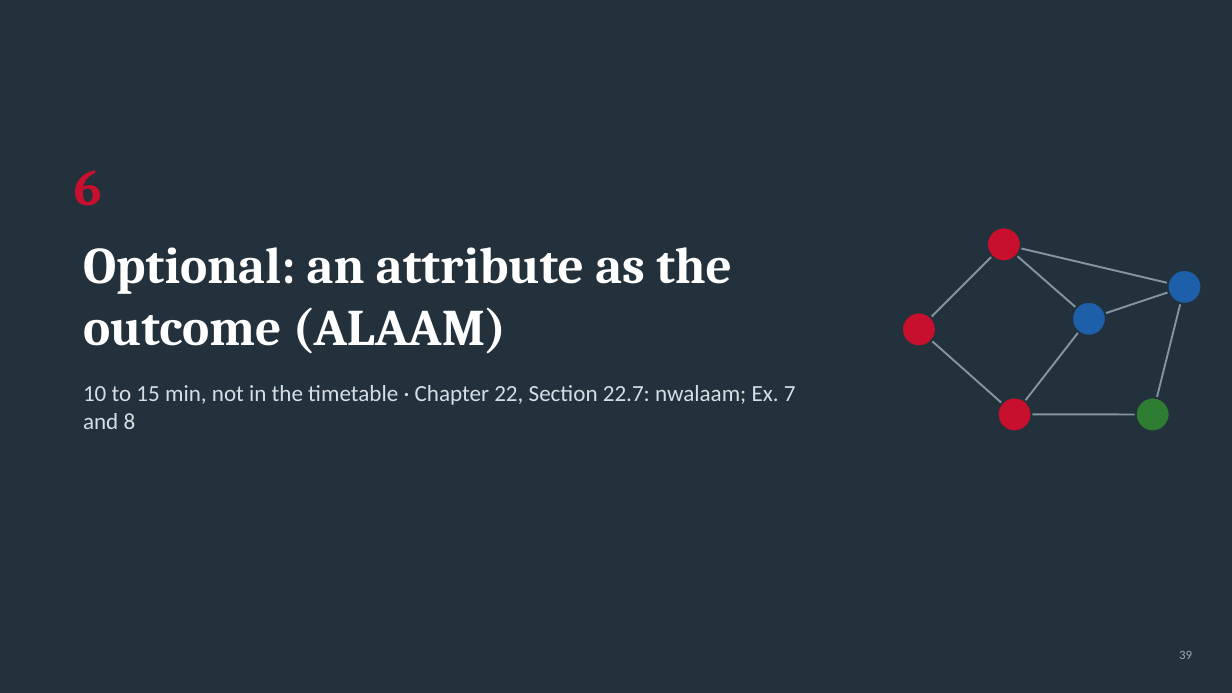
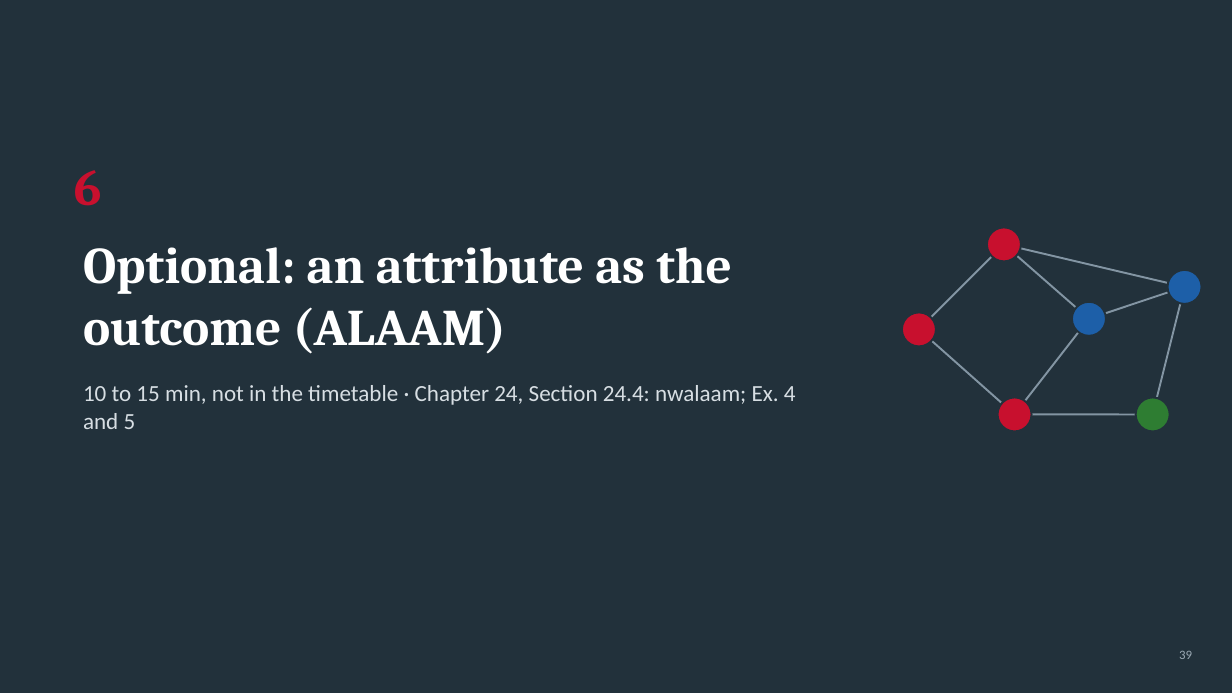
Before and after one commit to thomas-u-grund/nwcommands, a slide deck: slide 39 of website/book/teaching/slides/courseB_week07_ergm3_simulation_degeneracy.pptx. Drawn at 1232x693 pixels with LibreOffice and Linux fonts; fonts in the diff are those of the drawing. Boxes give left, top, right and bottom in pixels: in the first picture for what was removed or moved away, otherwise in the second. Text is boxed around its words. In the diff, an @@ line names an element or a change of style, - is before the commit and + after.

```diff
--- a/website/book/teaching/slides/courseB_week07_ergm3_simulation_degeneracy.pptx
+++ b/website/book/teaching/slides/courseB_week07_ergm3_simulation_degeneracy.pptx
@@ text at (83, 385, 796, 429): text changed @@
-10 to 15 min, not in the timetable · Chapter 22, Section 22.7: nwalaam; Ex. 7 and 8
+10 to 15 min, not in the timetable · Chapter 24, Section 24.4: nwalaam; Ex. 4 and 5
```
Also in this commit, not shown: 1 other slide changed, 53 other files.
